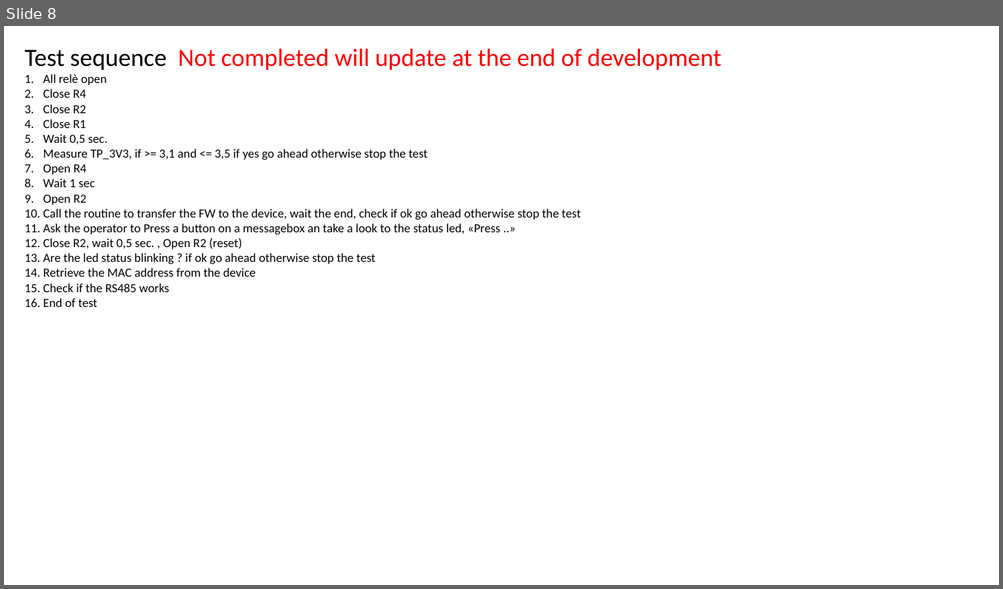
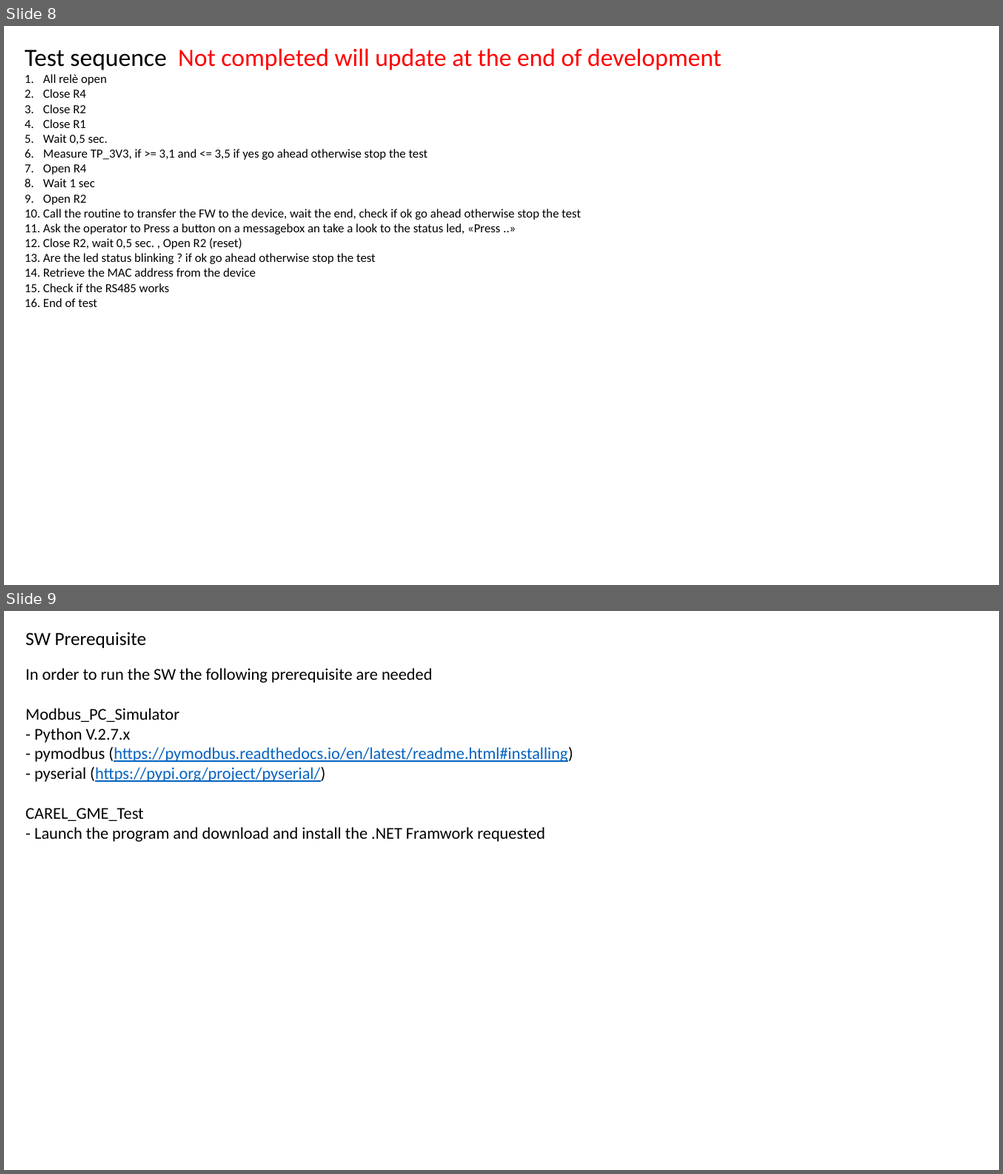
Before and after one commit to accarel/c780_carel_cloud_engine_binary, a slide deck: Utility/USR_Test_HW_Support/Documentation/C780_HW_TEST.pptx. Shown one above the other, each under a label of ours: slide 8 before the commit, slides 8 and 9 after it. The pictures are 1003x589 and 1003x1174 pixels, drawn with LibreOffice and Linux fonts; fonts in the diff are those of the drawing. Boxes give left, top, right and bottom in pixels: in the first picture for what was removed or moved away, otherwise in the second. Text is boxed around its words. In the diff, an @@ line names an element or a change of style, - is before the commit and + after.

Commit message:
Intermediate version added support for MB simulator

```diff
--- a/Utility/USR_Test_HW_Support/Documentation/C780_HW_TEST.pptx
+++ b/Utility/USR_Test_HW_Support/Documentation/C780_HW_TEST.pptx
@@ slide 9 added at box(4, 611, 999, 1170), background #FFFFFF @@
@@ text added at box(25, 632, 146, 648), 18 pt, text #000000 @@
+SW Prerequisite
@@ text added at box(25, 668, 573, 842), 16 pt, text #000000 @@
+In order to run the SW the following prerequisite are needed
+Modbus_PC_Simulator
+- Python V.2.7.x
+- pymodbus (https://pymodbus.readthedocs.io/en/latest/readme.html#installing)
+- pyserial (https://pypi.org/project/pyserial/)
+CAREL_GME_Test
+- Launch the program and download and install the .NET Framwork requested
```
Also in this commit, not shown: 21 other files.
